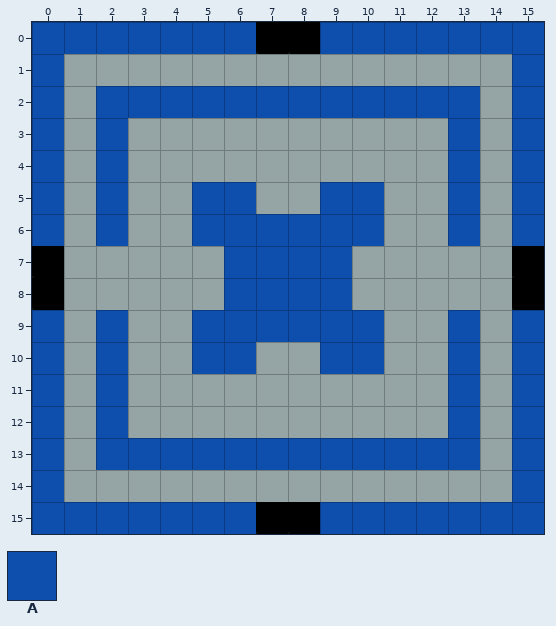
Two versions of a level (Tiled map, core/assets/smallmaps/smallmap1.tmx). This is how it looked before the edit.
Cells are 16x16 px. Shown: x 0..15, y 0..15. Tiles whose own drawing changed are shown in their newer look in all pictures.
Key: from "TiledSheet": A 0.
_ is an empty cell.
Layers that did not change in this view are not listed.
Layer "CollisionTiles" before, first column x 0:
 0 AAAAAAA__AAAAAAA
 1 A______________A
 2 A_AAAAAAAAAAAA_A
 3 A_A__________A_A
 4 A_A__________A_A
 5 A_A__A____A__A_A
 6 A_A___A__A___A_A
 7 _______AA_______
 8 _______AA_______
 9 A_A___A__A___A_A
10 A_A__A____A__A_A
11 A_A__________A_A
12 A_A__________A_A
13 A_AAAAAAAAAAAA_A
14 A______________A
15 AAAAAAA__AAAAAAA
Once edited:
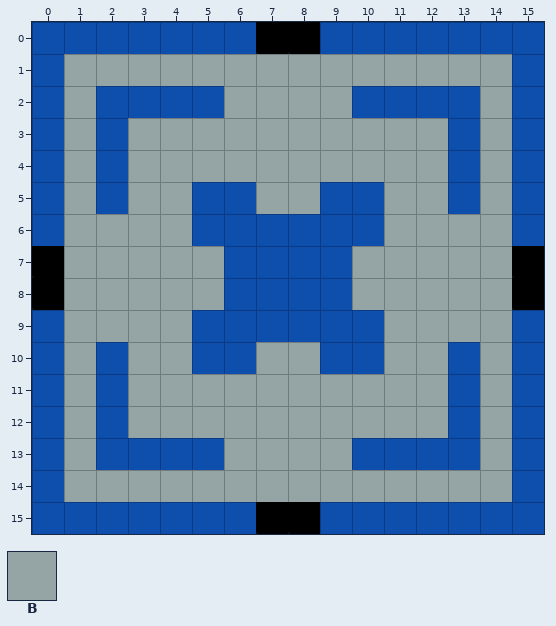
Further tiles: from "TiledSheet": B 1.
What changed:
Layer "CollisionTiles":
Tile A gives way to tile B in row 2 at x 6 to 9; in row 6 at x 2 and 13; in row 9 at x 2 and 13; in row 13 at x 6 to 9.
Pixel boxes of the changes (left, top, right, bottom) in both pictures:
changed: (224, 86, 352, 118)
changed: (96, 214, 128, 246)
changed: (448, 214, 480, 246)
changed: (96, 310, 128, 342)
changed: (448, 310, 480, 342)
changed: (224, 438, 352, 470)
